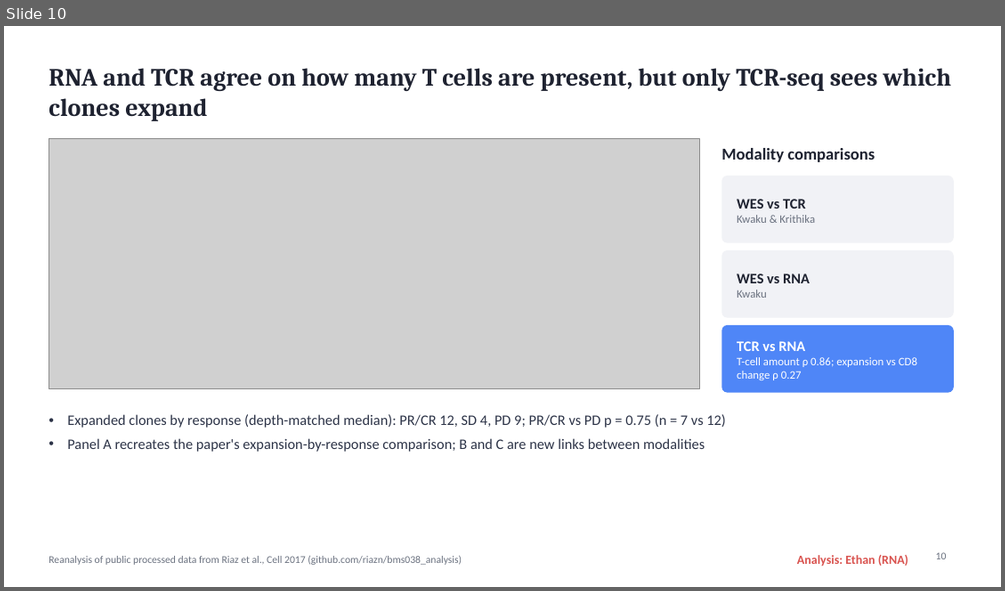
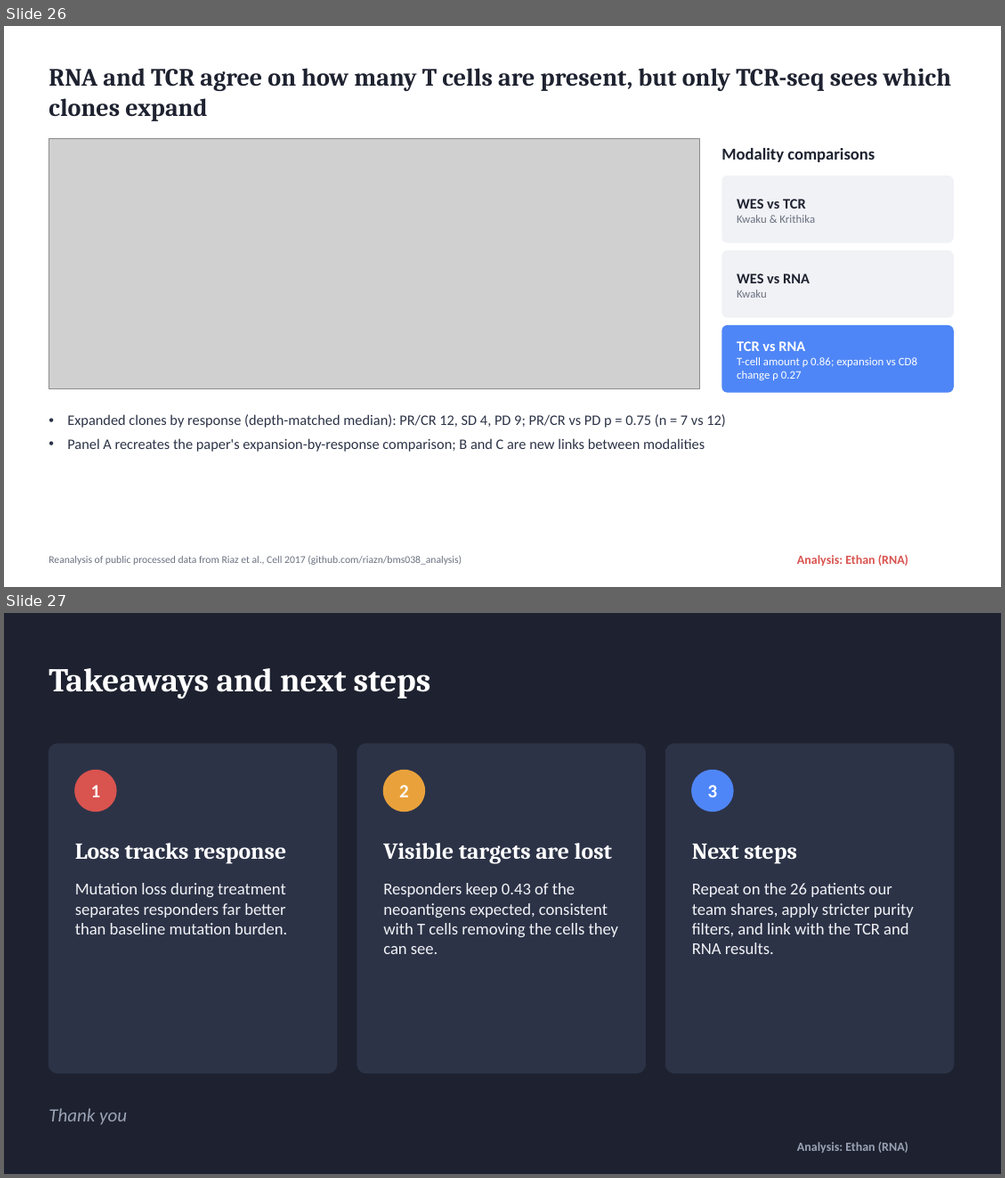
Before and after one commit to linethan04/Immunology-Final-Project, a slide deck: RNA_Ethan/slides/RNA_10slides_Ethan.pptx. Shown one above the other, each under a label of ours: slide 10 before the commit, slides 26 and 27 after it. The pictures are 1005x591 and 1005x1178 pixels, drawn with LibreOffice and Linux fonts; fonts in the diff are those of the drawing; grey boxes stand for pictures. Boxes give left, top, right and bottom in pixels: in the first picture for what was removed or moved away, otherwise in the second. Text is boxed around its words. In the diff, an @@ line names an element or a change of style, - is before the commit and + after.

```diff
--- a/RNA_Ethan/slides/RNA_10slides_Ethan.pptx
+++ b/RNA_Ethan/slides/RNA_10slides_Ethan.pptx
@@ slide 27 added at (x1=4, y1=613, x2=1001, y2=1174), background #1E2230 @@
@@ title added at (x1=48, y1=668, x2=431, y2=698), 32 pt, text #FFFFFF, bold @@
+Takeaways and next steps
@@ rounded rectangle added at (x1=48, y1=744, x2=337, y2=1073), fill #2C3347, outline #2C3347 1 pt @@
@@ rounded rectangle added at (x1=357, y1=744, x2=645, y2=1073), fill #2C3347, outline #2C3347 1 pt @@
@@ rounded rectangle added at (x1=666, y1=744, x2=954, y2=1073), fill #2C3347, outline #2C3347 1 pt @@
@@ ellipse added at (x1=75, y1=770, x2=116, y2=811), fill #D9534F, outline #D9534F 1 pt @@
@@ ellipse added at (x1=384, y1=770, x2=425, y2=811), fill #E9A23B, outline #E9A23B 1 pt @@
@@ ellipse added at (x1=692, y1=770, x2=733, y2=811), fill #4F86F7, outline #4F86F7 1 pt @@
@@ text added at (x1=91, y1=785, x2=101, y2=797), 18 pt, text #FFFFFF, bold @@
+1
@@ text added at (x1=399, y1=785, x2=409, y2=797), 18 pt, text #FFFFFF, bold @@
+2
@@ text added at (x1=708, y1=785, x2=718, y2=797), 18 pt, text #FFFFFF, bold @@
+3
@@ text added at (x1=75, y1=843, x2=286, y2=864), 22 pt, text #FFFFFF, bold @@
+Loss tracks response
@@ text added at (x1=383, y1=843, x2=612, y2=864), 22 pt, text #FFFFFF, bold @@
+Visible targets are lost
@@ text added at (x1=692, y1=844, x2=797, y2=864), 22 pt, text #FFFFFF, bold @@
+Next steps
@@ text added at (x1=75, y1=883, x2=287, y2=934), 16 pt, text #F1F2F6 @@
+Mutation loss during treatment separates responders far better than baseline mutation burden.
@@ text added at (x1=383, y1=883, x2=619, y2=954), 16 pt, text #F1F2F6 @@
+Responders keep 0.43 of the neoantigens expected, consistent with T cells removing the cells they can see.
@@ text added at (x1=692, y1=883, x2=914, y2=954), 16 pt, text #F1F2F6 @@
+Repeat on the 26 patients our team shares, apply stricter purity filters, and link with the TCR and RNA results.
@@ text added at (x1=48, y1=1108, x2=127, y2=1125), 18 pt, text #9AA3B5, italic @@
+Thank you
@@ text added at (x1=797, y1=1142, x2=908, y2=1152), 12 pt, text #9AA3B5, bold @@
+Analysis: Ethan (RNA)
@@ what was slide 10 is now slide 26 @@
@@ slide 26 changed as well @@
@@ page number removed at (x1=936, y1=552, x2=947, y2=559) @@
-10
```
Also in this commit, not shown: 8 other slides changed, 17 other slides added, 1 slide removed, 5 other files.
